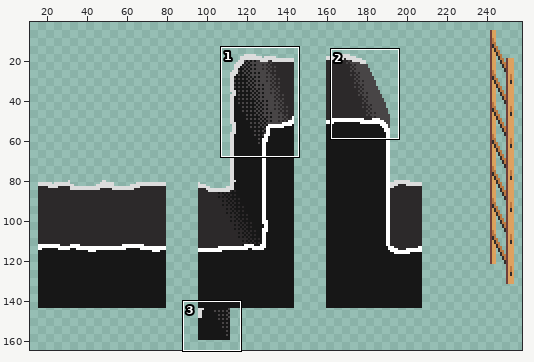
One commit to this sprite sheet: Assets/Sprites/Ground/ground.png. The first picture is a wide view before the edit; the outline marks the close-up.
Close-up. The starting point:
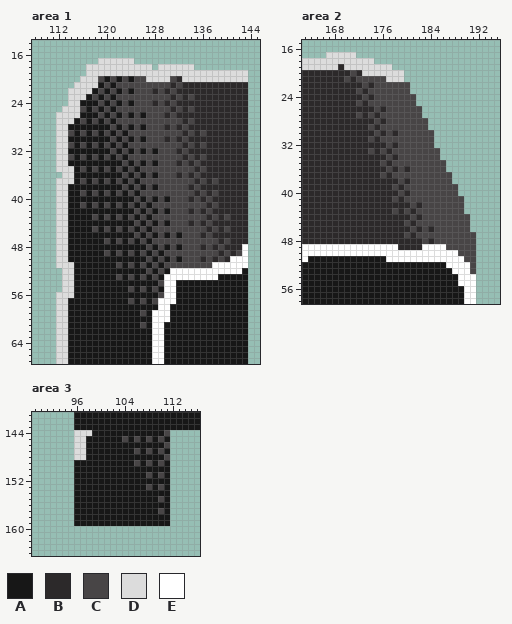
The file is 480x270 pixels. Colours within 5 levels of each other are drawn and written as one. Shown: area 1: x 108..145, y 14..67; area 2: x 163..195, y 15..58; area 3: x 89..116, y 141..164. The wide view leaves out empty margins. The commit also changed other parts of the picture, which this record leaves out.
Palette (. is transparent): A #171717  B #2c292a  C #484546  D #dcdcdc  E #ffffff
Pixels before, area 1, first column x 112:
17 .......DDDDDD...................
18 .....DDDDDDDDDDD.DDDDDD.........
19 .....DDDDDDDDDDDDDDDDDDDDDDDDDDD
20 ....DDDCACACACCDDDDCBDDDDDDDDDDD
21 ...DDDDACACCCCCCCCCBCBBBBBBBBBBB
22 ..DDDDACACACACCCBCBCBBBBBBBBBBBB
23 ..DDDACACACCCCCCCCCBCBCBBBBBBBBB
24 ..DDAAACACACACCCBCBCBBBBBBBBBBBB
25 .DDDCACACACCCCCCCCCBCBCBBBBBBBBB
26 DDDDAAACACACACACCCBCBBBBBBBBBBBB
27 DDDACACACACCCCCCCCCCCBCBBBBBBBBB
28 DDAAAAAAACACACACCCBCBCBBBBBBBBBB
29 DDCACACACACACCCCCCCCCBCBCBBBBBBB
30 DDAAAAAAACACACACCCBCBCBBBBBBBBBB
31 DDCACACACACACCCCCCCCCBCBCBBBBBBB
32 DDAAAAAAACACACACACCCBCBBBBBBBBBB
33 DDCACACACACACCCCCCCCCBCBCBBBBBBB
34 DDAAAAAAAAACACACACCCBCBCBBBBBBBB
35 DDDACACACACACACCCCCCCCCBCBBBBBBB
36 .DDAAAAAAAACACACACCCBCBCBBBBBBBB
37 DDDACACACACACACCCCCCCCCBCBCBBBBB
38 DDAAAAAAAAACACACACCCCCBCBBBBBBBB
39 DDAACACACACACACCCCCCCCCBCBCBBBBB
40 DDAAAAAAAAAAACACACACCCBCBCBBBBBB
41 DDAACACACACACACACCCCCCCCCBCBBBBB
42 DDAAAAAAAAAAACACACACCCBCBCBBBBBB
43 DDAAAACACACACACACCCCCCCCCBCBCBBB
44 DDAAAAAAAAAAACACACACCCBCBCBBBBBB
45 DDAAAACACACACACACCCCCCCCCBCBCBBB
46 DDAAAAAAAAAAACACACACACCCBCBBBBBB
47 DDAAAAAACACACACACCCCCCCCCCCBCBBB
48 DDAAAAAAAAAAAAACACACACCCBCBCBBBE
49 DDAAAAAACACACACACACCCCCCCCCBCBCE
50 DDAAAAAAAAAAAAACACACACCCBCBCBEEE
51 DDDAAAAAAACACACACACCCCCCCCEEEEEE
52 .DDAAAAAAAAAAAACACAEEEEEEEEEEEEA
53 .DDAAAAAAACACACACAEEEEEEEEEAAAAA
54 .DDAAAAAAAAAAAAAACEEAAAAAAAAAAAA
55 .DDAAAAAAAAACACACAEEAAAAAAAAAAAA
56 DDDAAAAAAAAAAAAAACEEAAAAAAAAAAAA
57 DDAAAAAAAAAACACACEEEAAAAAAAAAAAA
58 DDAAAAAAAAAAAAAAAEEAAAAAAAAAAAAA
59 DDAAAAAAAAAAAACAEEEAAAAAAAAAAAAA
60 DDAAAAAAAAAAAAAAEEEAAAAAAAAAAAAA
61 DDAAAAAAAAAAAACAEEAAAAAAAAAAAAAA
62 DDAAAAAAAAAAAAAAEEAAAAAAAAAAAAAA
63 DDAAAAAAAAAAAAAAEEAAAAAAAAAAAAAA
64 DDAAAAAAAAAAAAAAEEAAAAAAAAAAAAAA
65 DDAAAAAAAAAAAAAAEEAAAAAAAAAAAAAA
66 DDAAAAAAAAAAAAAAEEAAAAAAAAAAAAAA
67 DDAAAAAAAAAAAAAAEEAAAAAAAAAAAAAA
Pixels before, area 2, first column x 163:
17 ....DDDDD....................
18 DDDDDDDDDDDD.................
19 DDDDDDBDDDDDDDD..............
20 BBBBBBBBCBDDDDDDD............
21 BBBBBBBCBCCCCCDDD............
22 BBBBBBBBBBCBCCCCCC...........
23 BBBBBBBBBCBCCCCCCC...........
24 BBBBBBBBBBCBCCCCCCC..........
25 BBBBBBBBBCBCCCCCCCC..........
26 BBBBBBBBBBBBCBCCCCCC.........
27 BBBBBBBBBCBCBCCCCCCC.........
28 BBBBBBBBBBBBCBCCCCCCC........
29 BBBBBBBBBBBCBCCCCCCCC........
30 BBBBBBBBBBBBCBCBCCCCCC.......
31 BBBBBBBBBBBCBCCCCCCCCC.......
32 BBBBBBBBBBBBBBCBCCCCCC.......
33 BBBBBBBBBBBCBCBCCCCCCCC......
34 BBBBBBBBBBBBBBCBCCCCCCC......
35 BBBBBBBBBBBBBCBCCCCCCCCC.....
36 BBBBBBBBBBBBBBCBCBCCCCCC.....
37 BBBBBBBBBBBBBCBCCCCCCCCCC....
38 BBBBBBBBBBBBBBBBCBCCCCCCC....
39 BBBBBBBBBBBBBBBCBCCCCCCCCC...
40 BBBBBBBBBBBBBBBBCBCCCCCCCC...
41 BBBBBBBBBBBBBBBCBCCCCCCCCCC..
42 BBBBBBBBBBBBBBBBBBCBCCCCCCC..
43 BBBBBBBBBBBBBBBCBCBCCCCCCCC..
44 BBBBBBBBBBBBBBBBBBCBCCCCCCCC.
45 BBBBBBBBBBBBBBBBBCBCCCCCCCCC.
46 BBBBBBBBBBBBBBBBBBCBCBCCCCCC.
47 BBBBBBBBBBBBBBBBBCBCCCCCCCCCC
48 BBBBBBBBBBBBBBBBBBBBCBCCCCCCC
49 EEEEEEEEEEEEEEEEBBBBEEEECCCCC
50 EEEEEEEEEEEEEEEEEEEEEEEEEECCC
51 EAAAAAAAAAAAAAEEEEEEEEEEEEECC
52 AAAAAAAAAAAAAAAAAAAAAAAAEEEEC
53 AAAAAAAAAAAAAAAAAAAAAAAAAEEEC
54 AAAAAAAAAAAAAAAAAAAAAAAAAAEEE
55 AAAAAAAAAAAAAAAAAAAAAAAAAAEEE
56 AAAAAAAAAAAAAAAAAAAAAAAAAAAEE
57 AAAAAAAAAAAAAAAAAAAAAAAAAAAEE
58 AAAAAAAAAAAAAAAAAAAAAAAAAAAEE
Pixels before, area 3, first column x 96:
141 AAAAAAAAAAAAAAAAAAAAA
142 AAAAAAAAAAAAAAAAAAAAA
143 AAAAAAAAAAAAAAAAAAAAA
144 DDDAAAAAAAAAAAAC.....
145 DDAAAAAACACACACA.....
146 DDAAAAAAAAAAAAAC.....
147 DDAAAAAAAACACACA.....
148 DDAAAAAAAAAAAAAC.....
149 AAAAAAAAAACACACA.....
150 AAAAAAAAAAAAAAAA.....
151 AAAAAAAAAAAACACA.....
152 AAAAAAAAAAAAAAAA.....
153 AAAAAAAAAAAACACA.....
154 AAAAAAAAAAAAAAAA.....
155 AAAAAAAAAAAAAACA.....
156 AAAAAAAAAAAAAAAA.....
157 AAAAAAAAAAAAAACA.....
158 AAAAAAAAAAAAAAAA.....
159 AAAAAAAAAAAAAAAA.....
After:
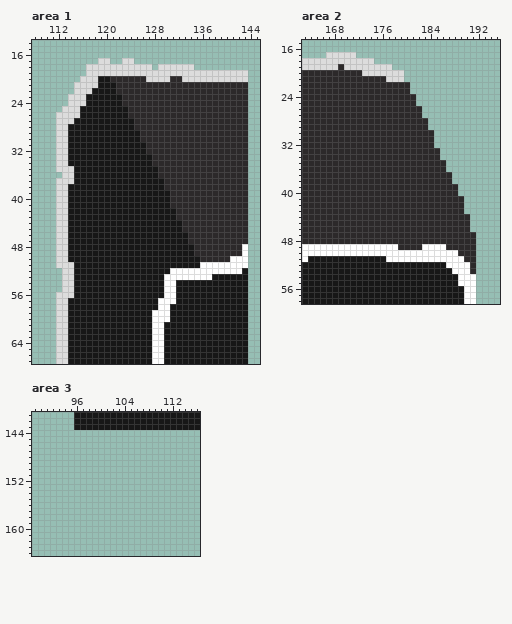
Difference:
Area 1:
y 17: x 121..122 DD -> ..
y 20: x 119 C -> A; x 121..126 CACACC -> BBBBBB; x 131 C -> B
y 21: x 120 C -> A; x 122..130 CCCCCCCCC -> BBBBBBBBB; x 132 C -> B
y 22: x 114 D -> .; x 119 C -> A; x 121..127 CACACCC -> ABBBBBB; x 129 C -> B; x 131 C -> B
y 23: x 118 C -> A; x 120 C -> A; x 122..130 CCCCCCCCC -> ABBBBBBBB; x 132 C -> B; x 134 C -> B
y 24: x 116 A -> D; x 119 C -> A; x 121 C -> A; x 123..127 CACCC -> BBBBB; x 129 C -> B; x 131 C -> B
y 25: x 116 C -> A; x 118 C -> A; x 120 C -> A; x 122..130 CCCCCCCCC -> AABBBBBBB; x 132 C -> B; x 134 C -> B
y 26: x 119 C -> A; x 121 C -> A; x 123..129 CACACCC -> ABBBBBB; x 131 C -> B
y 27: x 116 C -> A; x 118 C -> A; x 120 C -> A; x 122..132 CCCCCCCCCCC -> AAABBBBBBBB; x 134 C -> B
y 28: x 121 C -> A; x 123 C -> A; x 125..129 CACCC -> BBBBB; x 131 C -> B; x 133 C -> B
y 29: x 114 C -> A; x 116 C -> A; x 118 C -> A; x 120 C -> A; x 122 C -> A; x 124..132 CCCCCCCCC -> AABBBBBBB; x 134 C -> B; x 136 C -> B
y 30: x 121 C -> A; x 123 C -> A; x 125..129 CACCC -> ABBBB; x 131 C -> B; x 133 C -> B
y 31: x 114 C -> A; x 116 C -> A; x 118 C -> A; x 120 C -> A; x 122 C -> A; x 124..132 CCCCCCCCC -> AAABBBBBB; x 134 C -> B; x 136 C -> B
y 32: x 121 C -> A; x 123 C -> A; x 125 C -> A; x 127..131 CACCC -> BBBBB; x 133 C -> B
y 33: x 114 C -> A; x 116 C -> A; x 118 C -> A; x 120 C -> A; x 122 C -> A; x 124..132 CCCCCCCCC -> AAAABBBBB; x 134 C -> B; x 136 C -> B
y 34: x 123 C -> A; x 125 C -> A; x 127..131 CACCC -> ABBBB; x 133 C -> B; x 135 C -> B
y 35: x 116 C -> A; x 118 C -> A; x 120 C -> A; x 122 C -> A; x 124 C -> A; x 126..134 CCCCCCCCC -> AAABBBBBB; x 136 C -> B
y 36: x 123 C -> A; x 125 C -> A; x 127 C -> A; x 129..131 CCC -> BBB; x 133 C -> B; x 135 C -> B
y 37: x 116 C -> A; x 118 C -> A; x 120 C -> A; x 122 C -> A; x 124 C -> A; x 126..134 CCCCCCCCC -> AAAABBBBB; x 136 C -> B; x 138 C -> B
y 38: x 123 C -> A; x 125 C -> A; x 127 C -> A; x 129..133 CCCCC -> ABBBB; x 135 C -> B
y 39: x 116 C -> A; x 118 C -> A; x 120 C -> A; x 122 C -> A; x 124 C -> A; x 126..134 CCCCCCCCC -> AAAAABBBB; x 136 C -> B; x 138 C -> B
y 40: x 125 C -> A; x 127 C -> A; x 129 C -> A; x 131..133 CCC -> BBB; x 135 C -> B; x 137 C -> B
y 41: x 116 C -> A; x 118 C -> A; x 120 C -> A; x 122 C -> A; x 124 C -> A; x 126 C -> A; x 128..136 CCCCCCCCC -> AAABBBBBB; x 138 C -> B
y 42: x 125 C -> A; x 127 C -> A; x 129 C -> A; x 131..133 CCC -> ABB; x 135 C -> B; x 137 C -> B
y 43: x 118 C -> A; x 120 C -> A; x 122 C -> A; x 124 C -> A; x 126 C -> A; x 128..136 CCCCCCCCC -> AAAABBBBB; x 138 C -> B; x 140 C -> B
y 44: x 125 C -> A; x 127 C -> A; x 129 C -> A; x 131..133 CCC -> AAB; x 135 C -> B; x 137 C -> B
y 45: x 118 C -> A; x 120 C -> A; x 122 C -> A; x 124 C -> A; x 126 C -> A; x 128..136 CCCCCCCCC -> AAAAABBBB; x 138 C -> B; x 140 C -> B
y 46: x 125 C -> A; x 127 C -> A; x 129 C -> A; x 131 C -> A; x 133..135 CCC -> ABB; x 137 C -> B
y 47: x 120 C -> A; x 122 C -> A; x 124 C -> A; x 126 C -> A; x 128..138 CCCCCCCCCCC -> AAAAAABBBBB; x 140 C -> B
y 48: x 127 C -> A; x 129 C -> A; x 131 C -> A; x 133..135 CCC -> AAB; x 137 C -> B; x 139 C -> B
y 49: x 120 C -> A; x 122 C -> A; x 124 C -> A; x 126 C -> A; x 128 C -> A; x 130..138 CCCCCCCCC -> AAAAABBBB; x 140 C -> B; x 142 C -> B
y 50: x 127 C -> A; x 129 C -> A; x 131 C -> A; x 133..135 CCC -> AAA; x 137 C -> B; x 139 C -> B
y 51: x 122 C -> A; x 124 C -> A; x 126 C -> A; x 128 C -> A; x 130..137 CCCCCCCC -> AAAAAAEE
y 52: x 127 C -> A; x 129 C -> A
y 53: x 122 C -> A; x 124 C -> A; x 126 C -> A; x 128 C -> A; x 138 E -> A
y 54: x 129 C -> A
y 55: x 124 C -> A; x 126 C -> A; x 128 C -> A
y 56: x 129 C -> A
y 57: x 124 C -> A; x 126 C -> A; x 128 C -> A
y 59: x 126 C -> A
y 61: x 126 C -> A
Area 2:
y 20: x 171 C -> B
y 21: x 170 C -> B; x 172..176 CCCCC -> BBBBB
y 22: x 173 C -> B; x 175..180 CCCCCC -> BBBBBB
y 23: x 172 C -> B; x 174..180 CCCCCCC -> BBBBBBB
y 24: x 173 C -> B; x 175..181 CCCCCCC -> BBBBBBB
y 25: x 172 C -> B; x 174..181 CCCCCCCC -> BBBBBBBB
y 26: x 175 C -> B; x 177..182 CCCCCC -> BBBBBB
y 27: x 172 C -> B; x 174 C -> B; x 176..182 CCCCCCC -> BBBBBBB
y 28: x 175 C -> B; x 177..183 CCCCCCC -> BBBBBBB
y 29: x 174 C -> B; x 176..183 CCCCCCCC -> BBBBBBBB
y 30: x 175 C -> B; x 177 C -> B; x 179..184 CCCCCC -> BBBBBB
y 31: x 174 C -> B; x 176..184 CCCCCCCCC -> BBBBBBBBB
y 32: x 177 C -> B; x 179..184 CCCCCC -> BBBBBB
y 33: x 174 C -> B; x 176 C -> B; x 178..185 CCCCCCCC -> BBBBBBBB
y 34: x 177 C -> B; x 179..185 CCCCCCC -> BBBBBBB
y 35: x 176 C -> B; x 178..186 CCCCCCCCC -> BBBBBBBBB
y 36: x 177 C -> B; x 179 C -> B; x 181..186 CCCCCC -> BBBBBB
y 37: x 176 C -> B; x 178..187 CCCCCCCCCC -> BBBBBBBBBB
y 38: x 179 C -> B; x 181..187 CCCCCCC -> BBBBBBB
y 39: x 178 C -> B; x 180..188 CCCCCCCCC -> BBBBBBBBB
y 40: x 179 C -> B; x 181..188 CCCCCCCC -> BBBBBBBB
y 41: x 178 C -> B; x 180..189 CCCCCCCCCC -> BBBBBBBBBB
y 42: x 181 C -> B; x 183..189 CCCCCCC -> BBBBBBB
y 43: x 178 C -> B; x 180 C -> B; x 182..189 CCCCCCCC -> BBBBBBBB
y 44: x 181 C -> B; x 183..190 CCCCCCCC -> BBBBBBBB
y 45: x 180 C -> B; x 182..190 CCCCCCCCC -> BBBBBBBBB
y 46: x 181 C -> B; x 183 C -> B; x 185..190 CCCCCC -> BBBBBB
y 47: x 180 C -> B; x 182..191 CCCCCCCCCC -> BBBBBBBBBB
y 48: x 183 C -> B; x 185..191 CCCCCCC -> BBBBBBB
y 49: x 187..191 CCCCC -> BBBBB
y 50: x 189..191 CCC -> BBB
y 51: x 190..191 CC -> BB
y 52..53: x 191 C -> B
Area 3:
y 144: x 96..111 DDDAAAAAAAAAAAAC -> ................
y 145: x 96..111 DDAAAAAACACACACA -> ................
y 146: x 96..111 DDAAAAAAAAAAAAAC -> ................
y 147: x 96..111 DDAAAAAAAACACACA -> ................
y 148: x 96..111 DDAAAAAAAAAAAAAC -> ................
y 149: x 96..111 AAAAAAAAAACACACA -> ................
y 150: x 96..111 AAAAAAAAAAAAAAAA -> ................
y 151: x 96..111 AAAAAAAAAAAACACA -> ................
y 152: x 96..111 AAAAAAAAAAAAAAAA -> ................
y 153: x 96..111 AAAAAAAAAAAACACA -> ................
y 154: x 96..111 AAAAAAAAAAAAAAAA -> ................
y 155: x 96..111 AAAAAAAAAAAAAACA -> ................
y 156: x 96..111 AAAAAAAAAAAAAAAA -> ................
y 157: x 96..111 AAAAAAAAAAAAAACA -> ................
y 158..159: x 96..111 AAAAAAAAAAAAAAAA -> ................
Where, in picture pixels (left, top, right, bottom), the same in both close-ups:
changed: (68, 58, 242, 328)
changed: (344, 70, 476, 274)
erased: (74, 430, 170, 526)
